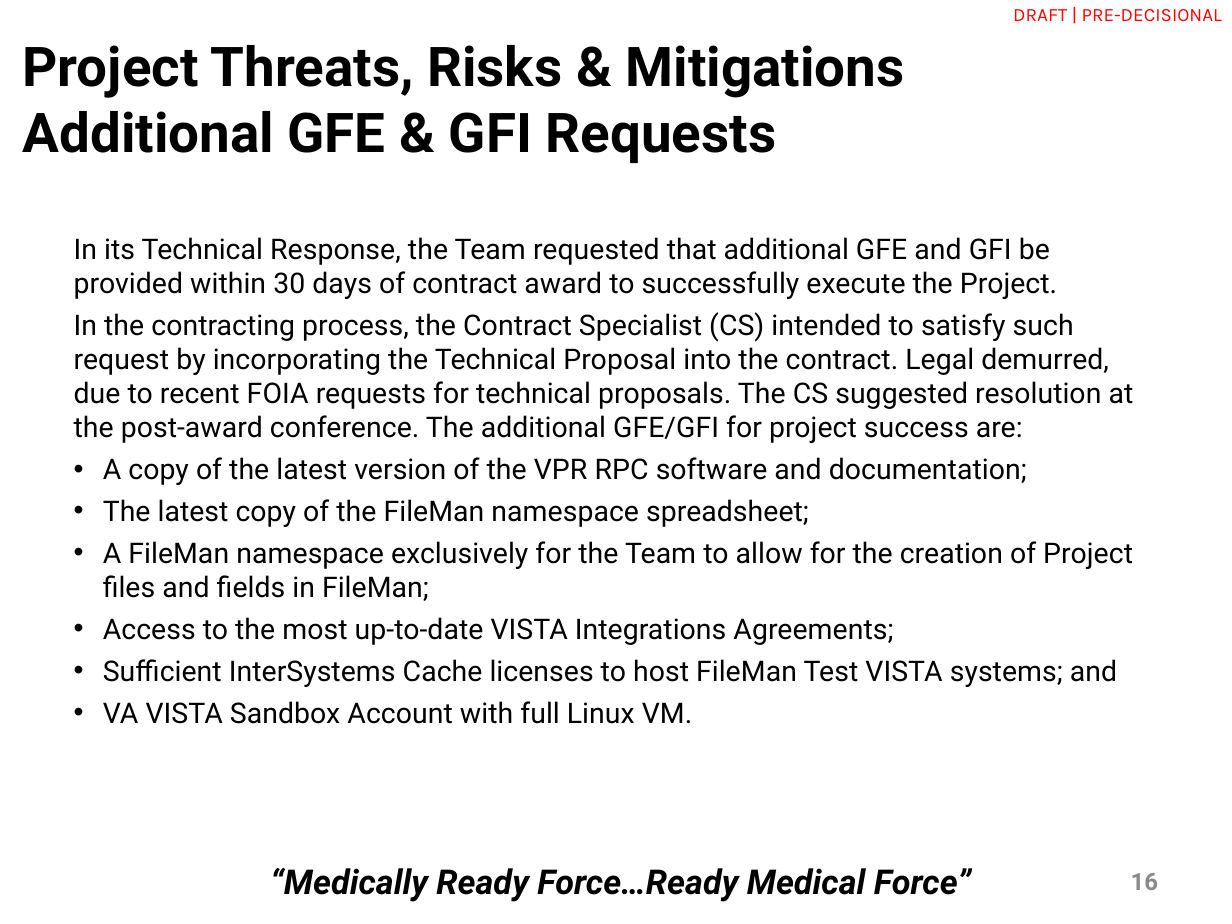
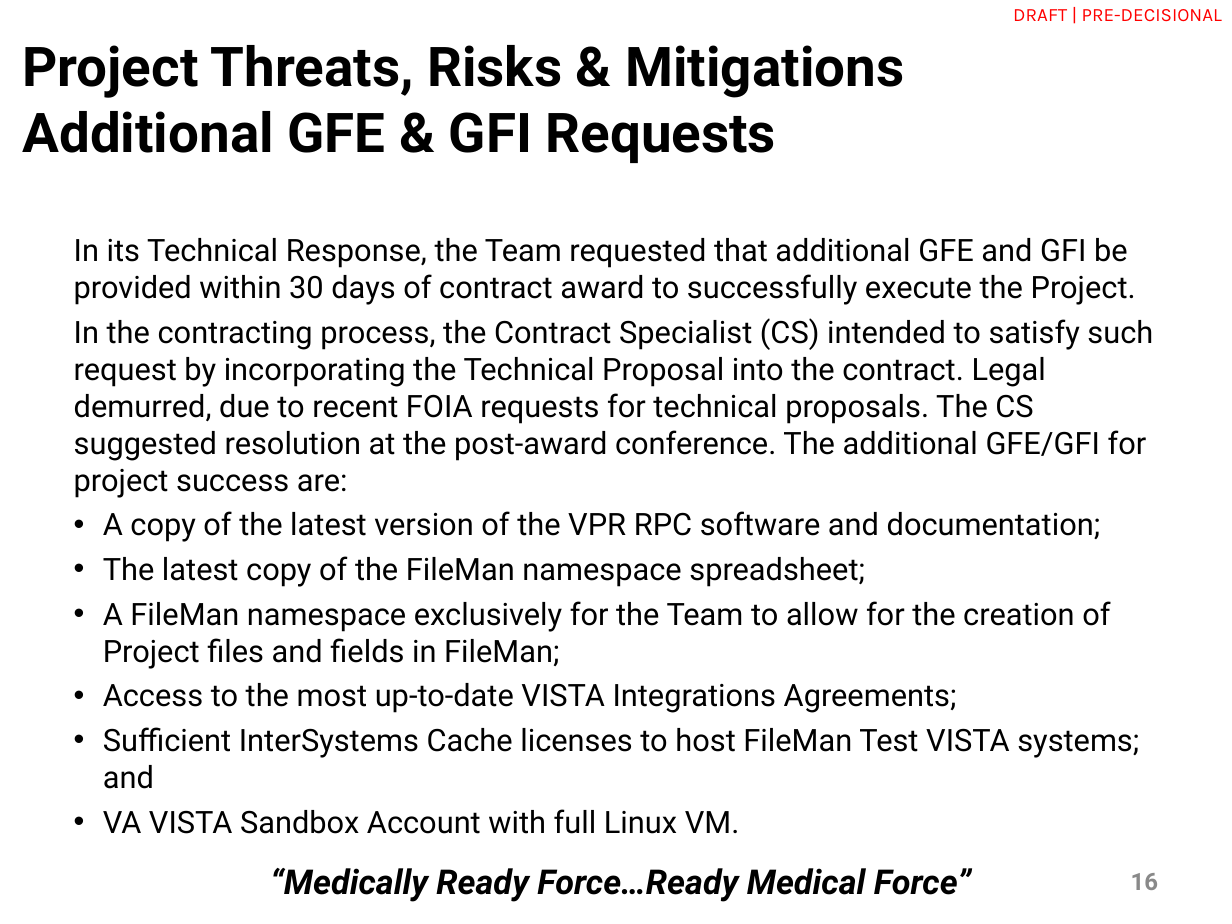
Before and after one commit to vistadataproject/documents, a slide deck: slide 16 of Submissions/src/VistA Metadata Kickoff Brief-2016-01-07.ppt. Drawn at 1232x924 pixels with LibreOffice and Linux fonts; fonts in the diff are those of the drawing; background and template pictures are left out. Boxes give left, top, right and bottom in pixels: in the first picture for what was removed or moved away, otherwise in the second. Text is boxed around its words. In the diff, an @@ line names an element or a change of style, - is before the commit and + after.

```diff
--- a/Submissions/src/VistA Metadata Kickoff Brief-2016-01-07.ppt
+++ b/Submissions/src/VistA Metadata Kickoff Brief-2016-01-07.ppt
@@ text "In its Technical Response, the ..." at (74,238,1153,834): size 16.6 to 18 pt @@
```
Also in this commit, not shown: 12 other slides changed, 6 other files.
